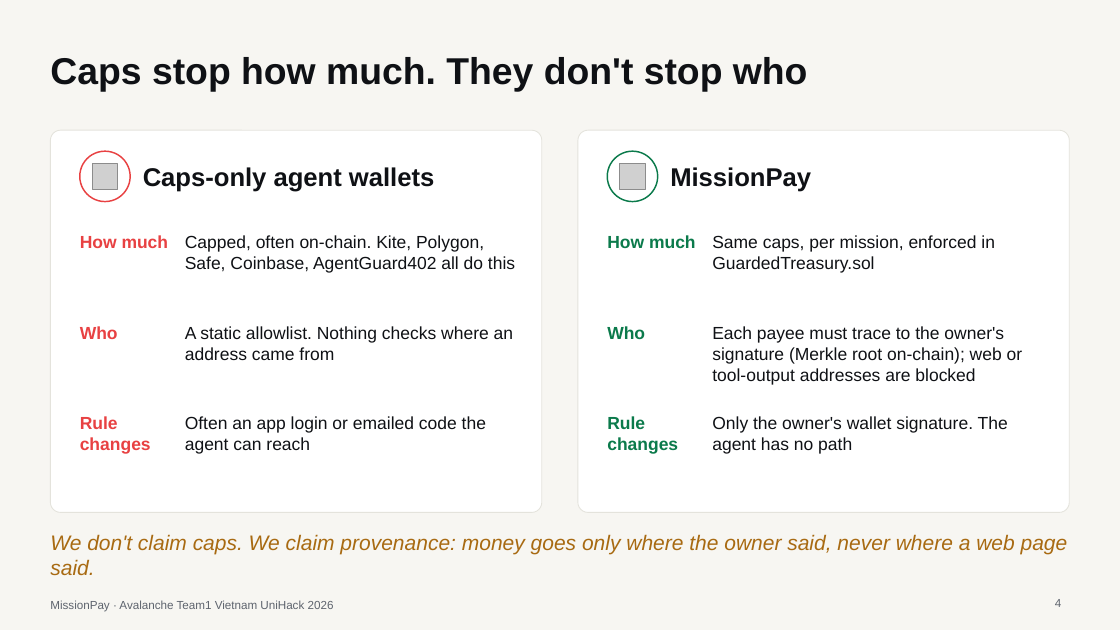
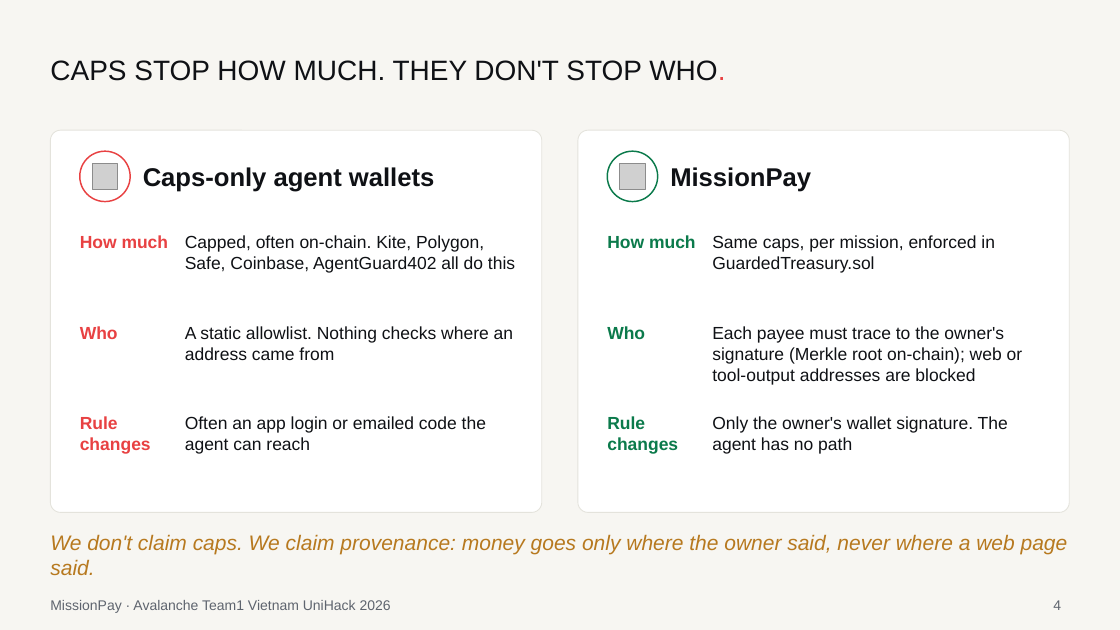
Before and after one commit to lenamkhanhh/UniHack, a slide deck: slide 4 of artifacts/submission-s1/MissionPay-pitch-deck-v2.pptx. Drawn at 1120x630 pixels with LibreOffice and Linux fonts; fonts in the diff are those of the drawing; grey boxes stand for pictures. Boxes give left, top, right and bottom in pixels: in the first picture for what was removed or moved away, otherwise in the second. Text is boxed around its words. In the diff, an @@ line names an element or a change of style, - is before the commit and + after.

```diff
--- a/artifacts/submission-s1/MissionPay-pitch-deck-v2.pptx
+++ b/artifacts/submission-s1/MissionPay-pitch-deck-v2.pptx
@@ title at [50,60,725,81]: text changed; size 32 to 24 pt; bold off @@
-Caps stop how much. They don't stop who
+CAPS STOP HOW MUCH. THEY DON'T STOP WHO.
@@ text "We don't claim caps. We ..." at [50,534,1068,575]: text colour #A86A12 to #B7791F @@
@@ text "MissionPay · Avalanche Team1 Vietnam ..." at [50,600,391,613]: size 10 to 12 pt @@
@@ page number at [1053,600,1061,610]: size 10 to 12 pt @@
```
Also in this commit, not shown: 13 other slides changed, 6 other files.
